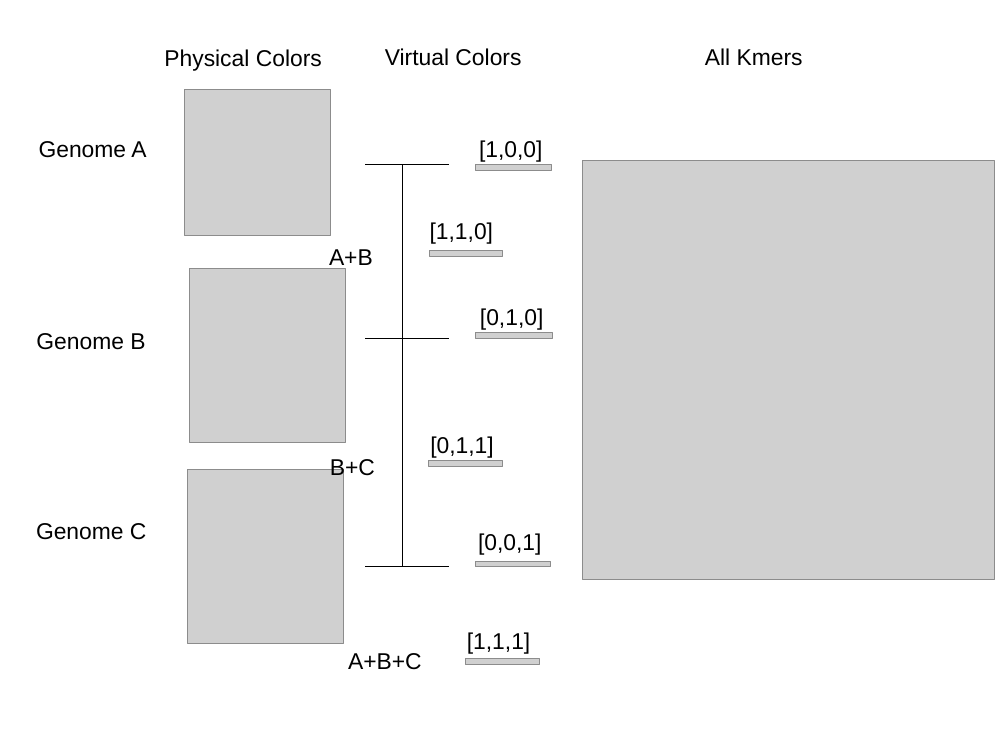
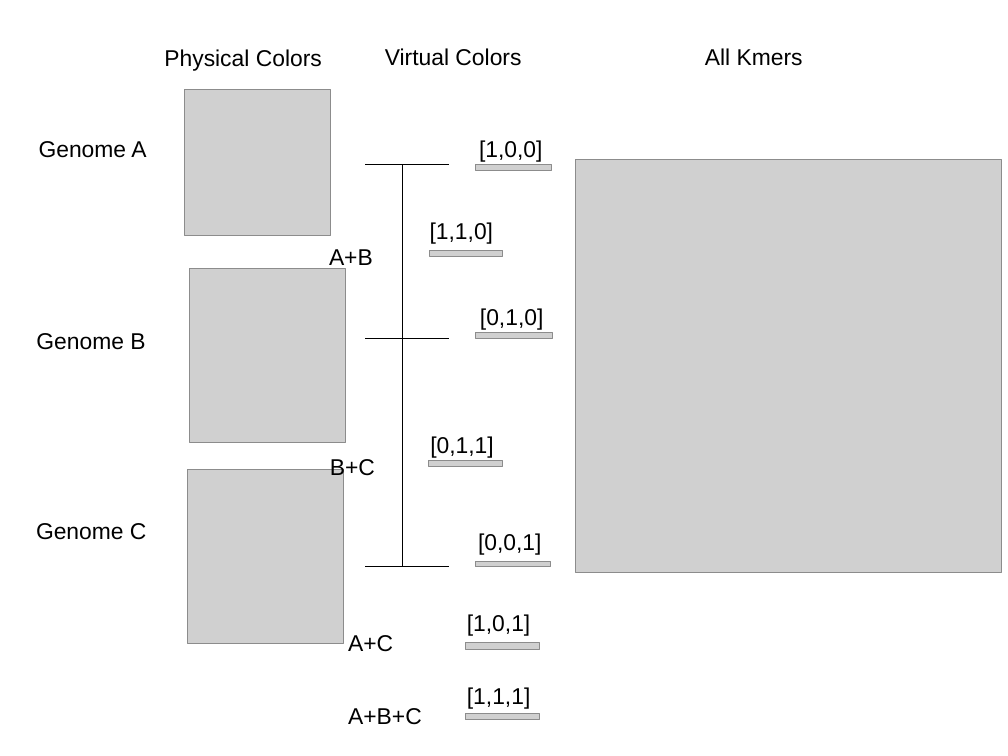
Before and after one commit to zorino/raysurveyor-tutorial, a slide deck: slide 1 of img/ray-coloring.odp. Drawn at 1008x756 pixels with LibreOffice and Linux fonts; fonts in the diff are those of the drawing; grey boxes stand for pictures. Boxes give left, top, right and bottom in pixels: in the first picture for what was removed or moved away, otherwise in the second. Text is boxed around its words. In the diff, an @@ line names an element or a change of style, - is before the commit and + after.

Commit message:
update slides and images

```diff
--- a/img/ray-coloring.odp
+++ b/img/ray-coloring.odp
@@ picture: place and size @@
-picture at <box>583,161,994,580</box>
+picture at <box>575,160,1002,573</box>
@@ text added at <box>467,614,530,636</box>, 18 pt, text #000000 @@
+[1,0,1]
@@ text at <box>348,635,393,652</box>: text changed @@
-A+B+C
+A+C
@@ picture: place and size @@
-picture at <box>466,659,540,665</box>
+picture at <box>466,643,540,649</box>
@@ text "[1,1,1]": place and size @@
-text "[1,1,1]" at <box>467,632,530,654</box>
+text "[1,1,1]" at <box>467,687,530,709</box>
@@ text added at <box>348,708,422,725</box>, 18 pt, text #000000 @@
+A+B+C
@@ picture added at <box>466,713,540,720</box> @@
```
Also in this commit, not shown: 2 other slides changed, 4 other files.
